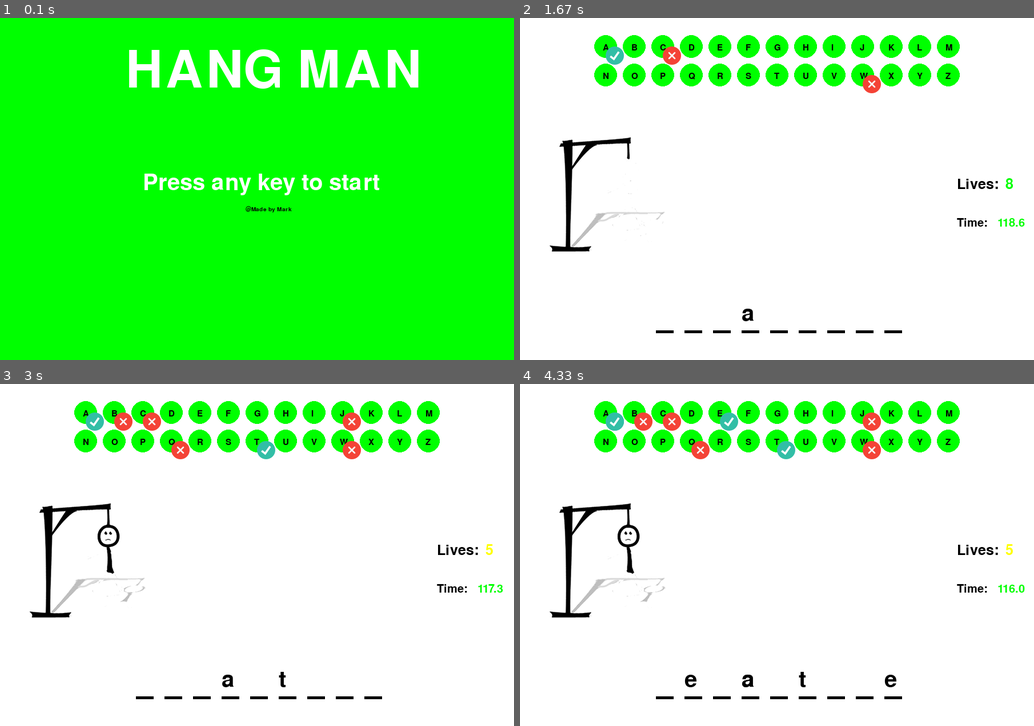
Above: before the commit, frames 1-4 (two rows, left to right).
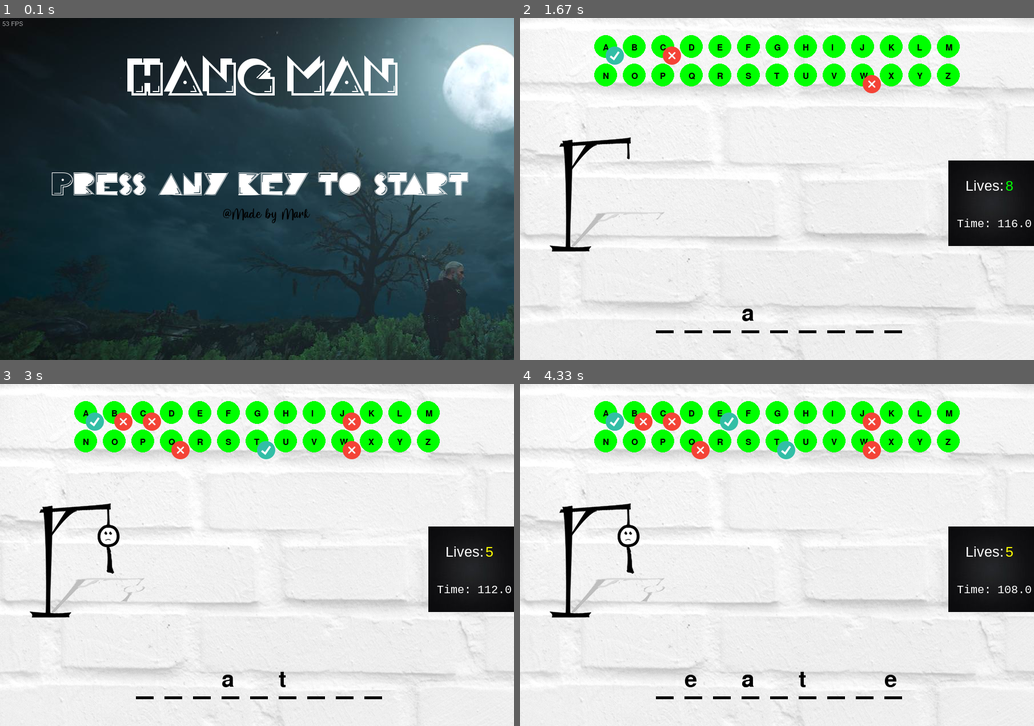
Above: after the commit, the same moments.

Repository: Mark-Vu/HangMan-Pygame
Game: pygame game, started from Hangman/Main.py
Two runs of this game, one before a commit and one after it. Both use one fixed random seed, a clock stepped at 60 frames per second and the inputs below.
Inputs (mouse positions are in pixels of both pictures, inside the frame that each line leads up to):
- Up to frame 1 (0.1 s): no input
- Up to frame 2 (1.67 s): tap Enter at 0.33 s; click "A" at 0.72 s; click (854, 69) at 1.05 s; click "C" at 1.38 s
- Up to frame 3 (3 s): click (267, 438) at 1.72 s; click "J" at 2.05 s; click "B" at 2.38 s; click (174, 442) at 2.72 s
- Up to frame 4 (4.33 s): click "E" at 3.05 s; click "A" at 3.38 s

The runs differ from the first frame. In frame 1, 99% of the frame differs, in the area x 0-100%, y 0-100%; in frame 2, 12%; in frame 3, 12%; in frame 4, 12%.

Commit message:
Clean files

Diff:
--- a/Game.py
+++ b/Hangman/Main.py
@@ -3,6 +3,7 @@
 import random
 import string
 import time
+import os
 
 # ----------------------------------------------------#
 # Initialize global variables#
@@ -36,41 +37,50 @@
 alphabet = list(alphabetString)
 
 wordFont = pygame.font.Font('freesansbold.ttf', 15)
-livesFont = pygame.font.Font('freesansbold.ttf', 25)
-clockFont = pygame.font.Font('freesansbold.ttf', 20)
+livesFont = pygame.font.SysFont('arial', 25)
+clockFont = pygame.font.SysFont('monospace', 20)
 bigFont = pygame.font.Font('freesansbold.ttf', 40)
-endFont = pygame.font.Font('freesansbold.ttf', 30)
-winLoseFont = pygame.font.Font('freesansbold.ttf', 50)
-gameNameFont = pygame.font.Font('freesansbold.ttf', 90)
-nameFont = pygame.font.Font('freesansbold.ttf', 10)
-
-hangman1 = pygame.image.load('hangPic1.png')
-hangman2 = pygame.image.load('hangPic2.png')
-hangman3 = pygame.image.load('hangPic3.png')
-hangman4 = pygame.image.load('hangPic4.png')
-hangman5 = pygame.image.load('hangPic5.png')
-hangman6 = pygame.image.load('hangPic6.png')
-hangman7 = pygame.image.load('hangPic7.png')
+endFont = pygame.font.SysFont('comicsansms', 30)
+winLoseFont = pygame.font.SysFont('comicsansms', 50)
+gameFont = pygame.font.Font(os.path.join('Font','gameFont.TTF'), 40)
+gameNameFont = pygame.font.Font(os.path.join('Font','crackman.TTF'), 90)
+nameFont = pygame.font.Font(os.path.join('Font','nameFont.TTF'), 30)
+
+hangman1 = pygame.image.load(os.path.join('Images', 'hangPic1.png'))
+hangman2 = pygame.image.load(os.path.join('Images', 'hangPic2.png'))
+hangman3 = pygame.image.load(os.path.join('Images', 'hangPic3.png'))
+hangman4 = pygame.image.load(os.path.join('Images', 'hangPic4.png'))
+hangman5 = pygame.image.load(os.path.join('Images', 'hangPic5.png'))
+hangman6 = pygame.image.load(os.path.join('Images', 'hangPic6.png'))
+hangman7 = pygame.image.load(os.path.join('Images', 'hangPic7.png'))
 hangManPic = [hangman1, hangman2, hangman3, hangman4, hangman5, hangman6, hangman7]
 
-tickImg = pygame.image.load('tick.png')
-XImg = pygame.image.load('cross.png')
-
 clock = pygame.time.Clock()
-FPS = 10
+FPS = 30
+
+tickSound = pygame.mixer.Sound(os.path.join('Sound','tickSound.wav'))
+tickImg = pygame.image.load(os.path.join('Images','tick.png'))
+wrongSound = pygame.mixer.Sound(os.path.join('Sound','wrongSound.wav'))
+XImg = pygame.image.load(os.path.join('Images','cross.png'))
+cheer = pygame.mixer.Sound(os.path.join('Sound','cheer.wav'))
+lose = pygame.mixer.Sound(os.path.join('Sound','loser.wav'))
+
+music = pygame.mixer.music.load(os.path.join('Sound','music.mp3'))
+
 
 # Initialize clock and lives
 def loseCon():
     global lives, timing
     timing -= 0.1
     timing = round(timing, 1)
-    livesShow = livesFont.render("Lives: ", True, BLACK)
-    timeShow = clockFont.render("Time: ", True, BLACK)
+    livesShow = livesFont.render("Lives: ", True, WHITE)
+    timeShow = clockFont.render("Time: ", True, WHITE)
+    blackBg = pygame.image.load(os.path.join('Images', 'blackbg.jpg'))
 
     if timing <= 50:
         timeNum = clockFont.render(str(timing), True, RED)
     else:
-        timeNum = clockFont.render(str(timing), True, GREEN)
+        timeNum = clockFont.render(str(timing), True, WHITE)
 
     if lives >= 7:
         num = livesFont.render(str(lives), True, GREEN)
@@ -79,7 +89,8 @@
     else:
         num = livesFont.render(str(lives), True, RED)
 
-    screen.blit(livesShow, [765, 280])
+    screen.blit(blackBg, [750, 250])
+    screen.blit(livesShow, [780, 280])
     screen.blit(num, [850, 280])
 
     screen.blit(timeShow, [765, 350])
@@ -105,6 +116,16 @@
 
     screen.blit(lis[index], (50, 200))
 
+
+def setting(image):
+    bgImage = pygame.image.load(os.path.join('Images', image))
+    screen.blit(bgImage, (0, 0))
+
+
+def titleIcon(title, icon):
+    pygame.display.set_caption(title)
+    iconImage = pygame.image.load(os.path.join('Images', icon))
+    pygame.display.set_icon(iconImage)
 
 
 def word():
@@ -255,7 +276,8 @@
     randomWord = word()
     wordList = wordListClone
     wordList = split(randomWord)
-
+    pygame.mixer.music.unpause()
+    lose.stop()
 
 randomWord = word()
 wordList = split(randomWord)
@@ -270,13 +292,13 @@
 
 
 def mainGame():
-    global lives, wordListClone, rightGuesses, randomWord, wordList
+    global lives, wordListClone, rightGuesses, randomWord, wordList, tickSound, wrongSound
     gameRun = True
+    pygame.mixer.music.play(-1)
 
     while gameRun:
         clock.tick(FPS)
-        screen.fill(WHITE)
-
+        setting('wall.jpg')
         drawLines()
         drawButtons()
         drawAlphabet()
@@ -298,6 +320,7 @@
                         drawTick.append([tickImg, [buttons[i][0], buttons[i][1]]])
                         indexes = duplicate(alphabet[i].lower(), wordList)
                         spaceOut.append(buttons[i][1] - 100)
+                        tickSound.play()
 
                         for x in indexes:
                             right = bigFont.render(wordList[x], True, BLACK)
@@ -305,6 +328,7 @@
                             rightGuesses.append(i)
 
                     else:
+                        wrongSound.play()
                         drawX.append([XImg, [buttons[i][0], buttons[i][1]]])
 
         wordListClone = nonDupList(wordListClone)
@@ -315,13 +339,15 @@
         draw(drawTick)
 
         if win(wordListClone, rightGuesses):
+            cheer.play()
             endText(True)
             wordList = split(randomWord)
             wordListClone = wordList
 
         if lives == 0 or timing == 0:
+            pygame.mixer.music.pause()
             time.sleep(0.2)
-
+            lose.play()
             endText(False)
             wordList = split(randomWord)
             wordListClone = wordList
@@ -329,12 +355,13 @@
         pygame.display.update()
 
 
-def start():
+def GUI():
     global width, height
 
-    pygame.display.set_caption('Hang man')
+    titleIcon('Hang man', 'icon.png')
     halfW, halfH = width / 2 - 200, height / 2
-    screen.fill(GREEN)
+    hangmanBG = pygame.image.load(os.path.join('Images', 'hangmanBG.jpg'))
+    screen.blit(hangmanBG, (0, 0))
 
     gameName = "HANG MAN"
     text = "Press any key to start"
@@ -343,11 +370,11 @@
     game = gameNameFont.render(gameName, True, WHITE)
     screen.blit(game, (220, 50))
 
-    start = bigFont.render(text, True, WHITE)
-    screen.blit(start, (round(halfW), round(halfH - 30)))
+    start = gameFont.render(text, True, WHITE)
+    screen.blit(start, (90, round(halfH - 30)))
 
     myName = nameFont.render(name, True, BLACK)
-    screen.blit(myName, (round(halfW + 180), round(halfH + 30)))
+    screen.blit(myName, (round(halfW + 140), round(halfH + 30)))
     pygame.display.update()
 
     play = True
@@ -361,5 +388,5 @@
                 play = False
 
 
-start()
+GUI()
 pygame.quit()
Binary file added: Hangman/Font/crackman.ttf
Binary file added: Hangman/Font/gameFont.TTF
Binary file added: Hangman/Font/nameFont.ttf
Binary file added: Hangman/Images/blackbg.jpg
Renamed: cross.png -> Hangman/Images/cross.png
Renamed: hangPic1.png -> Hangman/Images/hangPic1.png
Renamed: hangPic2.png -> Hangman/Images/hangPic2.png
Renamed: hangPic3.png -> Hangman/Images/hangPic3.png
Renamed: hangPic4.png -> Hangman/Images/hangPic4.png
Renamed: hangPic5.png -> Hangman/Images/hangPic5.png
Renamed: hangPic6.png -> Hangman/Images/hangPic6.png
Renamed: hangPic7.png -> Hangman/Images/hangPic7.png
(and 10 more such lines)
